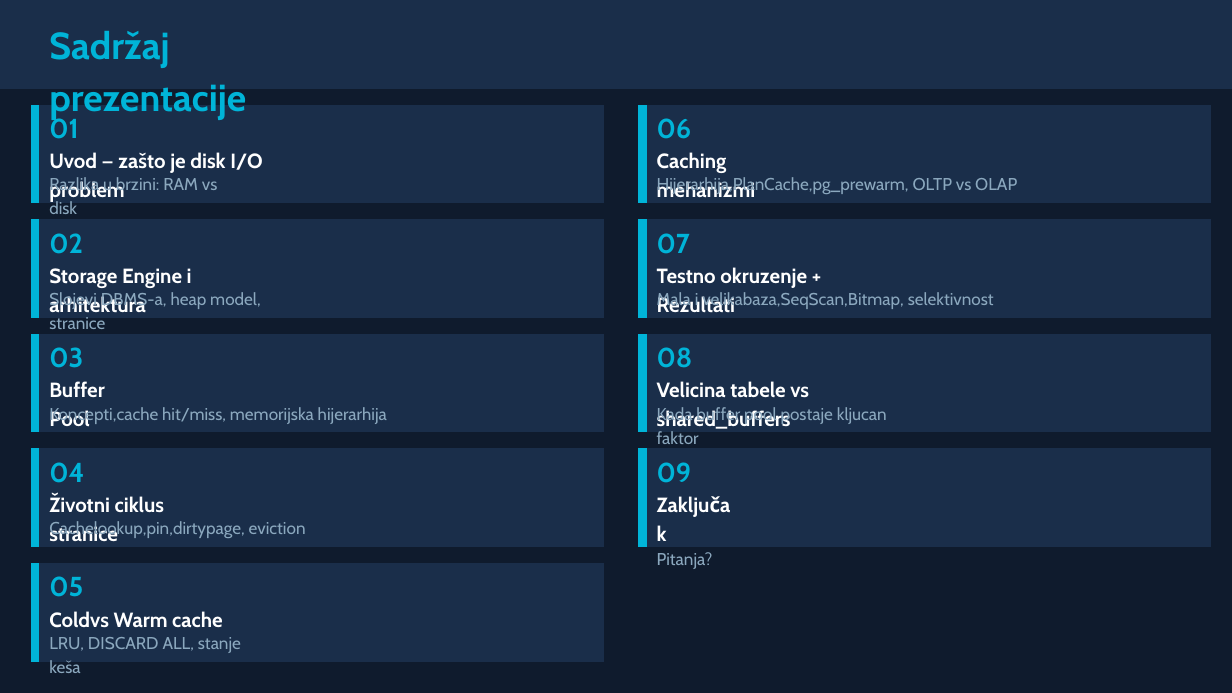
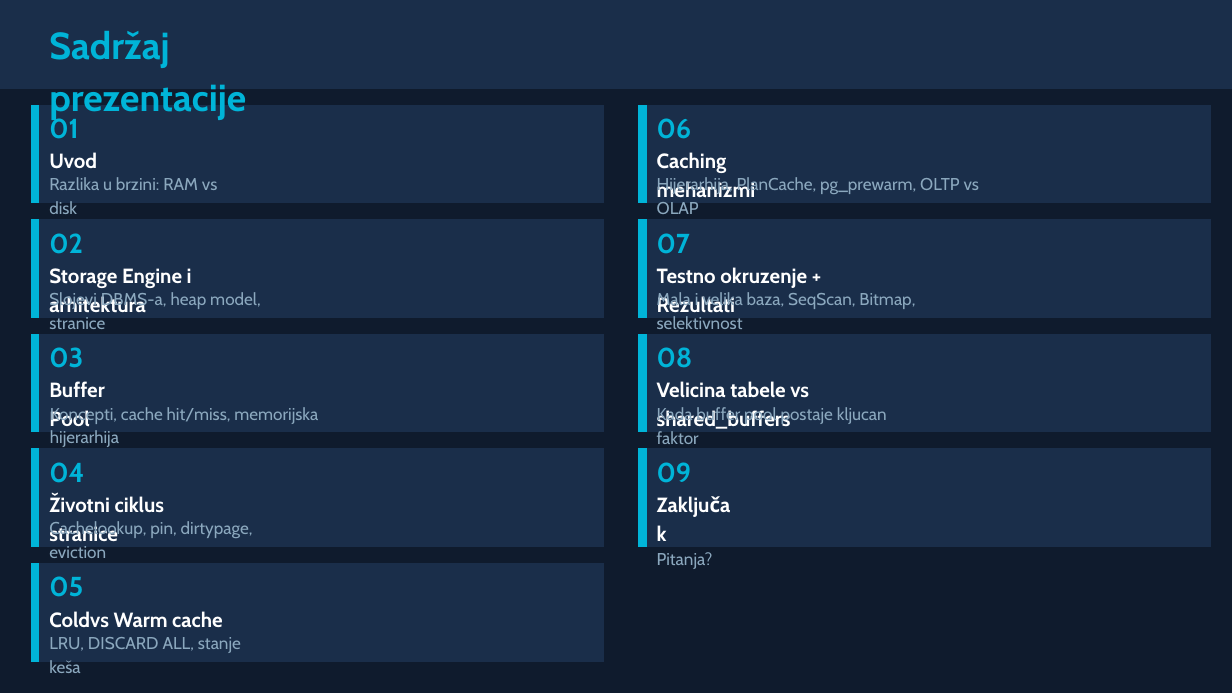
Before and after one commit to adamovickaca/SZUBP, a slide deck: slide 2 of szubp_prezentacija_prvi_deo.pptx. Drawn at 1232x693 pixels with LibreOffice and Linux fonts; fonts in the diff are those of the drawing. Boxes give left, top, right and bottom in pixels: in the first picture for what was removed or moved away, otherwise in the second. Text is boxed around its words. In the diff, an @@ line names an element or a change of style, - is before the commit and + after.

```diff
--- a/szubp_prezentacija_prvi_deo.pptx
+++ b/szubp_prezentacija_prvi_deo.pptx
@@ text at box(49, 152, 97, 169): text changed @@
-Uvod — zašto je disk I/O problem
+Uvod
@@ text at box(657, 177, 979, 214): spaces changed @@
-Hijerarhija,PlanCache,pg_prewarm, OLTP vs OLAP
+Hijerarhija, PlanCache, pg_prewarm, OLTP vs OLAP
@@ text at box(657, 291, 915, 329): spaces changed @@
-Mala i velikabaza,SeqScan,Bitmap, selektivnost
+Mala i velika baza, SeqScan, Bitmap, selektivnost
@@ text at box(50, 407, 318, 447): spaces changed @@
-Koncepti,cache hit/miss, memorijska hijerarhija
+Koncepti, cache hit/miss, memorijska hijerarhija
@@ text at box(49, 521, 253, 558): spaces changed @@
-Cachelookup,pin,dirtypage, eviction
+Cachelookup, pin, dirtypage, eviction
```
Also in this commit, not shown: 10 other slides changed, 1 other file.
